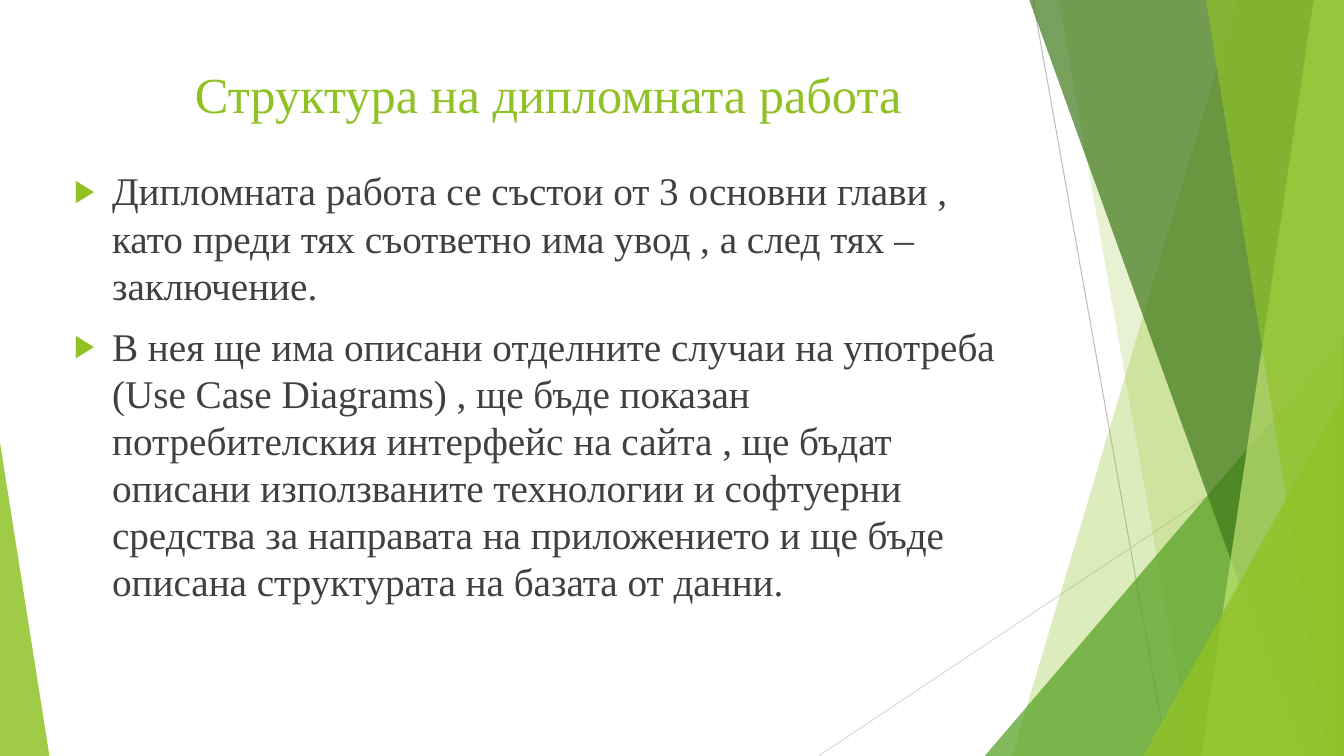
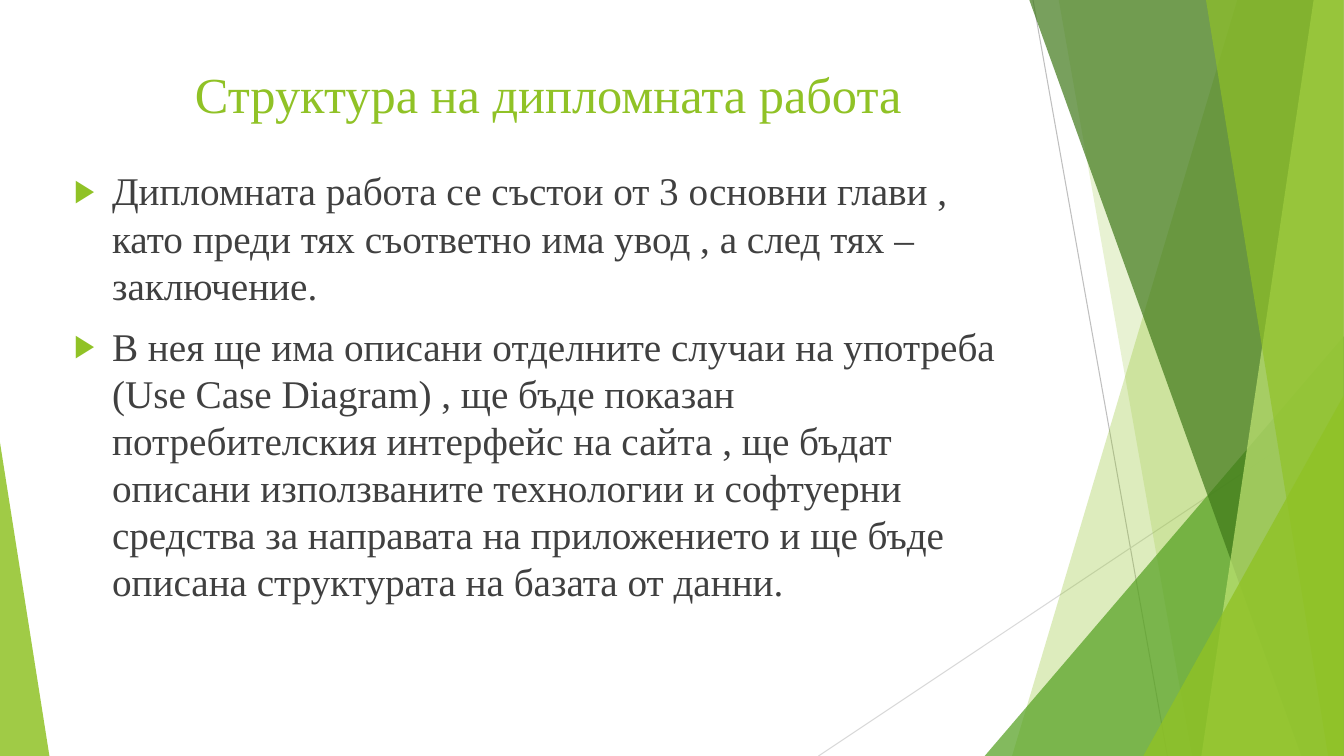
Before and after one commit to naskokolevmaka/Diploment-Proekt, a slide deck: slide 6 of Дипломна работа - Атанас Георгиев Колев - Презентация.pptx. Drawn at 1344x756 pixels with LibreOffice and Linux fonts; fonts in the diff are those of the drawing. Boxes give left, top, right and bottom in pixels: in the first picture for what was removed or moved away, otherwise in the second. Text is boxed around its words. In the diff, an @@ line names an element or a change of style, - is before the commit and + after.

```diff
--- a/Дипломна работа - Атанас Георгиев Колев - Презентация.pptx
+++ b/Дипломна работа - Атанас Георгиев Колев - Презентация.pptx
@@ text at box(112, 333, 994, 604): text changed @@
-▶ В нея ще има описани отделните случаи на употреба (Use Case Diagrams) , ще бъде показан потребителския интерфейс на сайта , ще бъдат описани използваните технологии и софтуерни средства за направата на приложението и ще бъде описана структурата на базата от данни.
+▶ В нея ще има описани отделните случаи на употреба (Use Case Diagram) , ще бъде показан потребителския интерфейс на сайта , ще бъдат описани използваните технологии и софтуерни средства за направата на приложението и ще бъде описана структурата на базата от данни.
```
Also in this commit, not shown: 4 other slides changed, 1 slide added.
